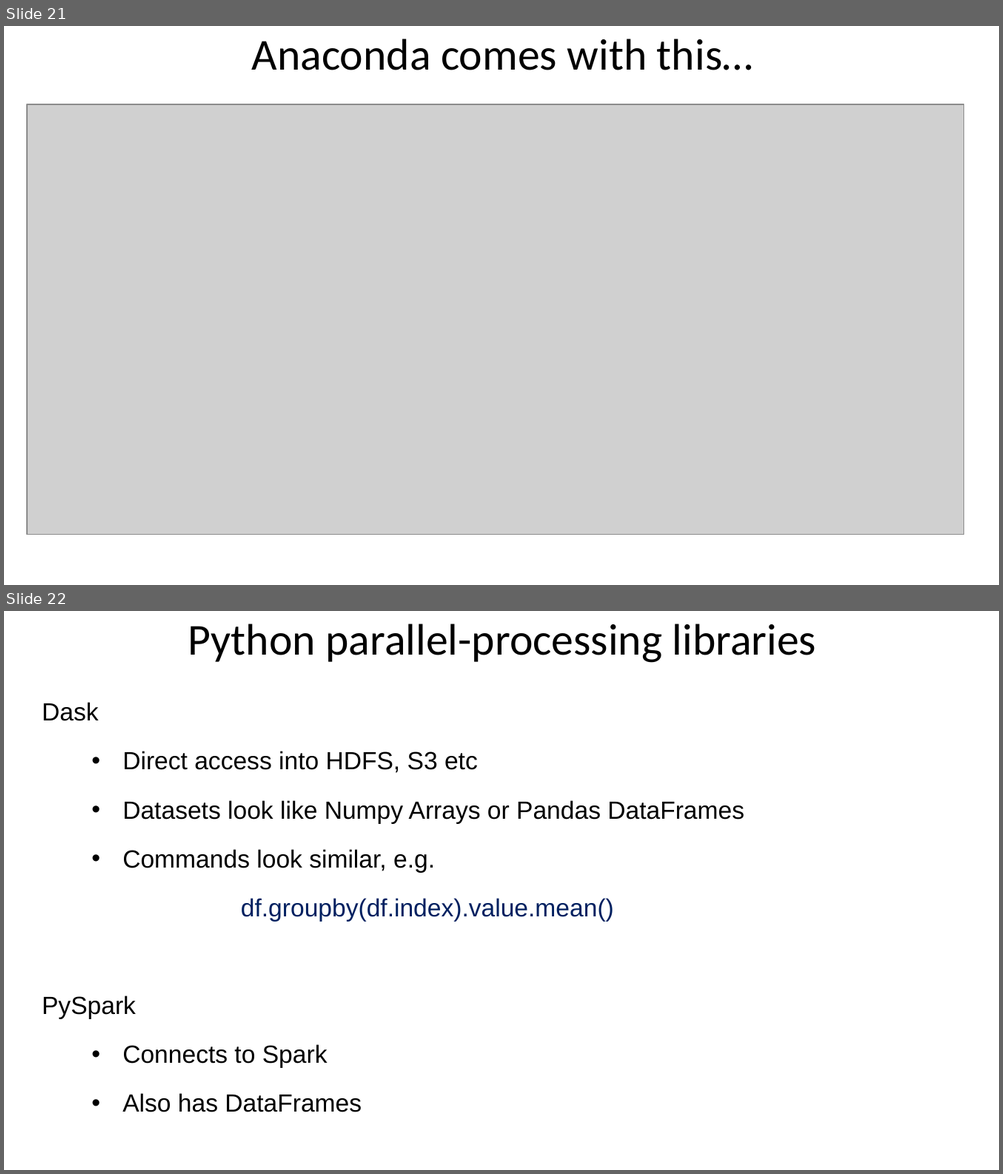
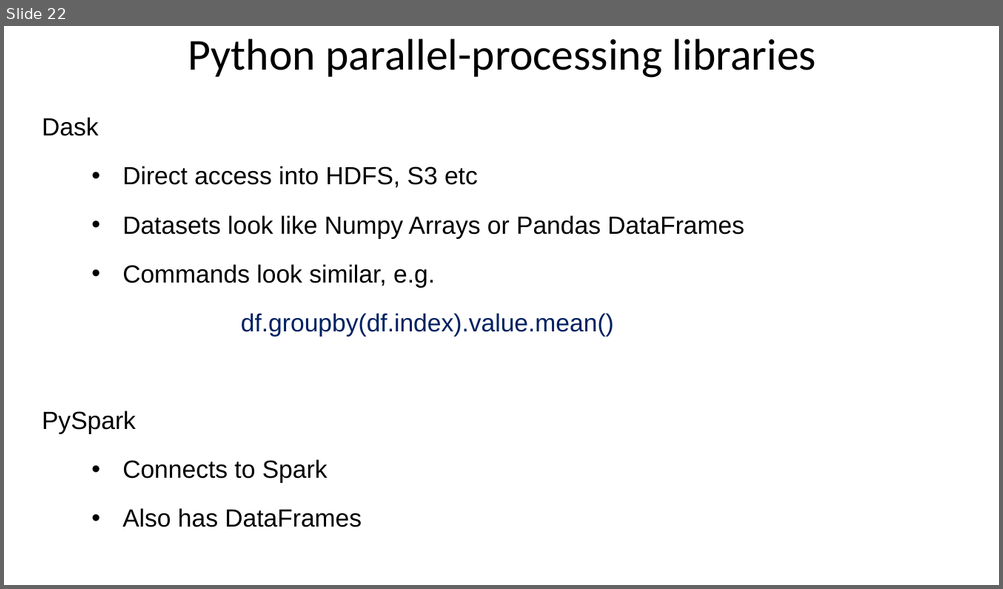
Before and after one commit to bodacea/datascienceforbeginners, a slide deck: Session 10 handling bigger data.pptx. Shown one above the other, each under a label of ours: slides 21 and 22 before the commit, slide 22 after it. The pictures are 1003x1174 and 1003x589 pixels, drawn with LibreOffice and Linux fonts; fonts in the diff are those of the drawing; grey boxes stand for pictures. Boxes give left, top, right and bottom in pixels: in the first picture for what was removed or moved away, otherwise in the second. Text is boxed around its words. In the diff, an @@ line names an element or a change of style, - is before the commit and + after.

```diff
--- a/Session 10 handling bigger data.pptx
+++ b/Session 10 handling bigger data.pptx
@@ slide 21 removed at (x1=4, y1=26, x2=999, y2=585), background #FFFFFF @@
@@ title removed at (x1=252, y1=39, x2=753, y2=70) @@
-Anaconda comes with this…
@@ picture removed at (x1=27, y1=104, x2=964, y2=535) @@
```
Also in this commit, not shown: 3 slides changed, 2 slides added.
